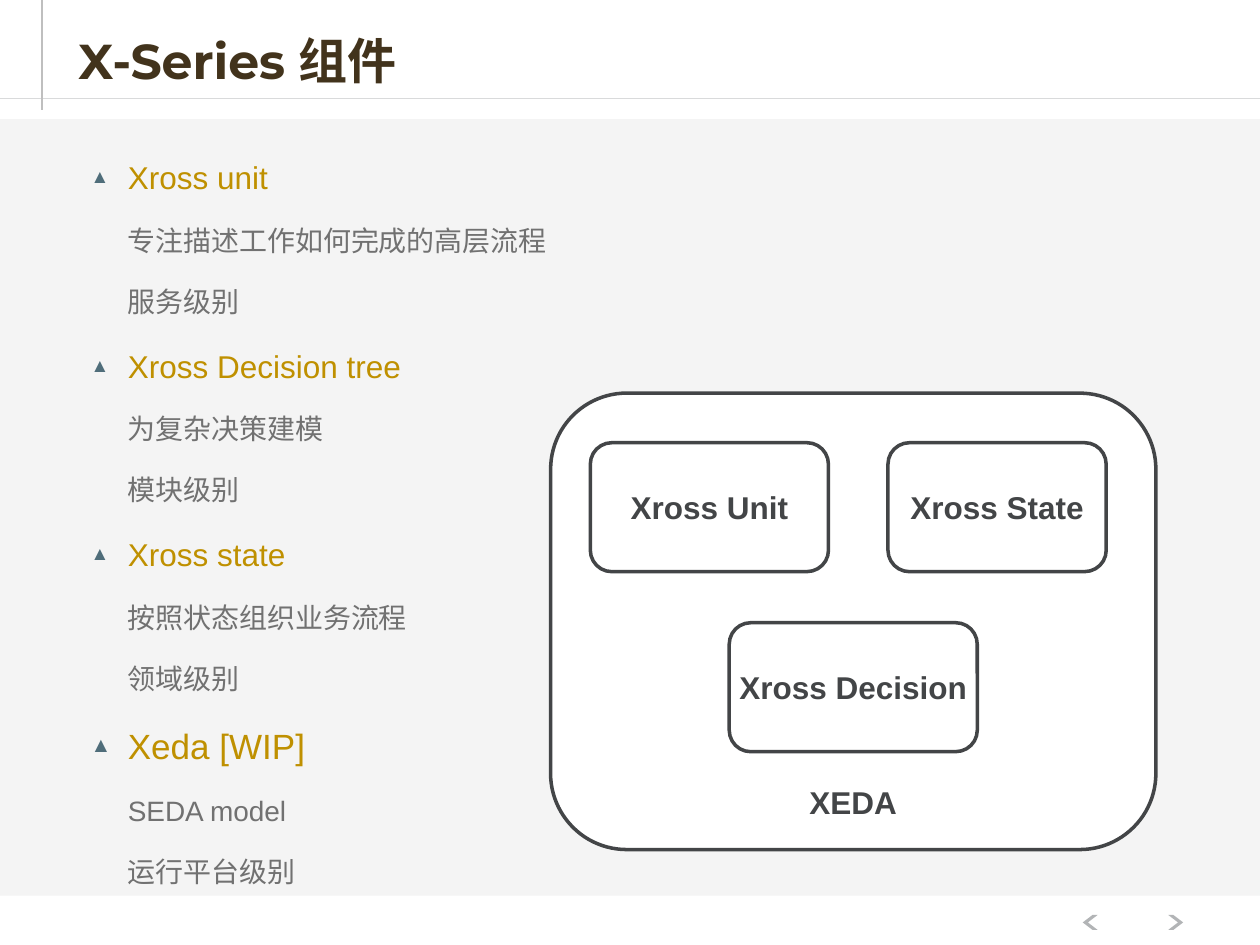
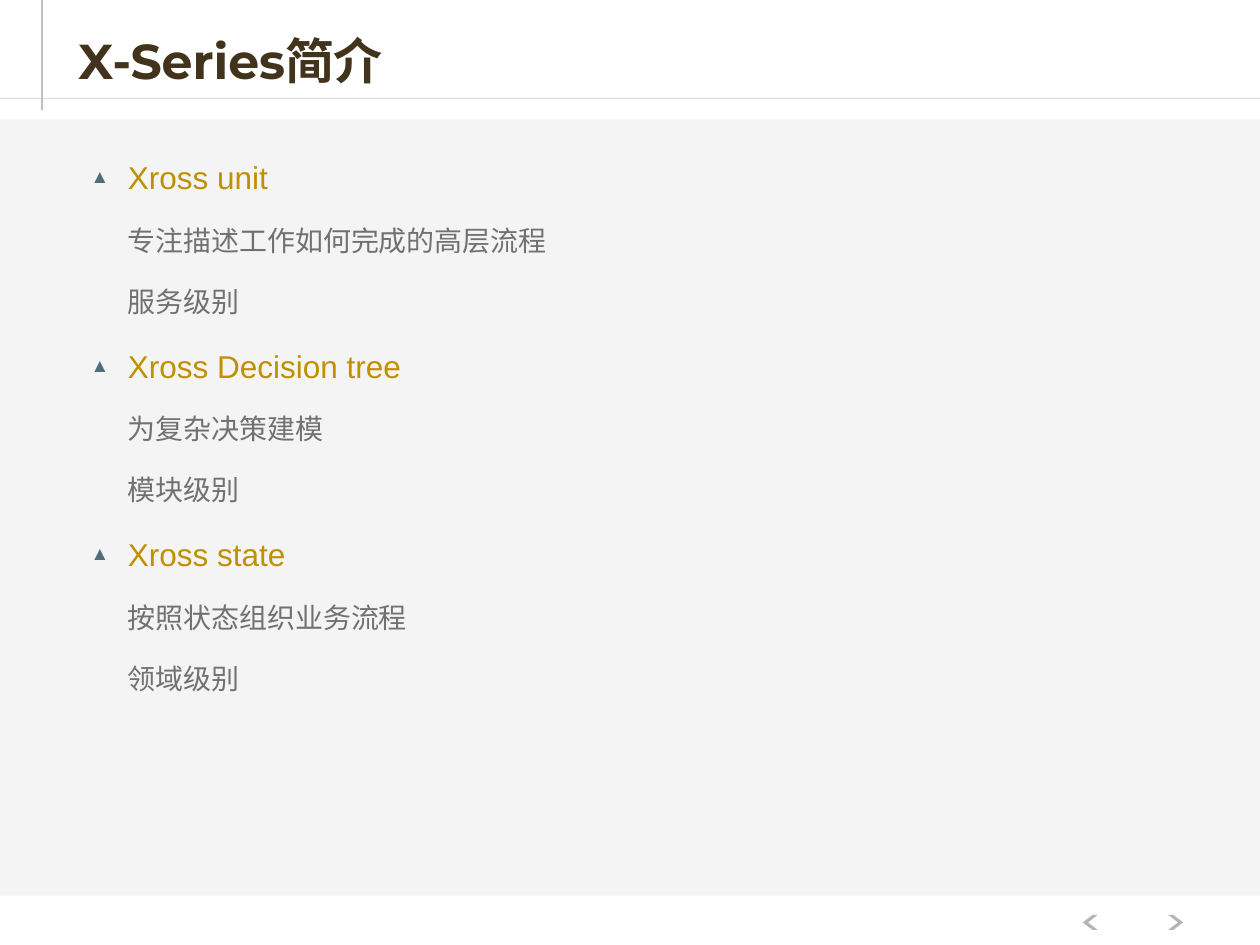
Before and after one commit to hejiehui/xross-tools-installer, a slide deck: slide 10 of doc/X-series V2.pptx (slide 8 before the commit). Drawn at 1260x945 pixels with LibreOffice and Linux fonts; fonts in the diff are those of the drawing. Boxes give left, top, right and bottom in pixels: in the first picture for what was removed or moved away, otherwise in the second. Text is boxed around its words. In the diff, an @@ line names an element or a change of style, - is before the commit and + after.

```diff
--- a/doc/X-series V2.pptx
+++ b/doc/X-series V2.pptx
@@ title at (78,37,383,84): text changed @@
-X-Series 组件
+X-Series简介
@@ rounded rectangle removed at (551,393,1155,849) @@
-XEDA
@@ rounded rectangle removed at (591,442,829,571) @@
-Xross Unit
@@ rounded rectangle removed at (888,442,1106,571) @@
-Xross State
@@ rounded rectangle removed at (730,622,978,751) @@
-Xross Decision
@@ text at (128,733,305,885): paragraphs removed @@
-▲ Xeda [WIP]
-    SEDA model
-    运行平台级别
```
Also in this commit, not shown: 6 other slides changed, 5 slides added, 2 slides removed.
